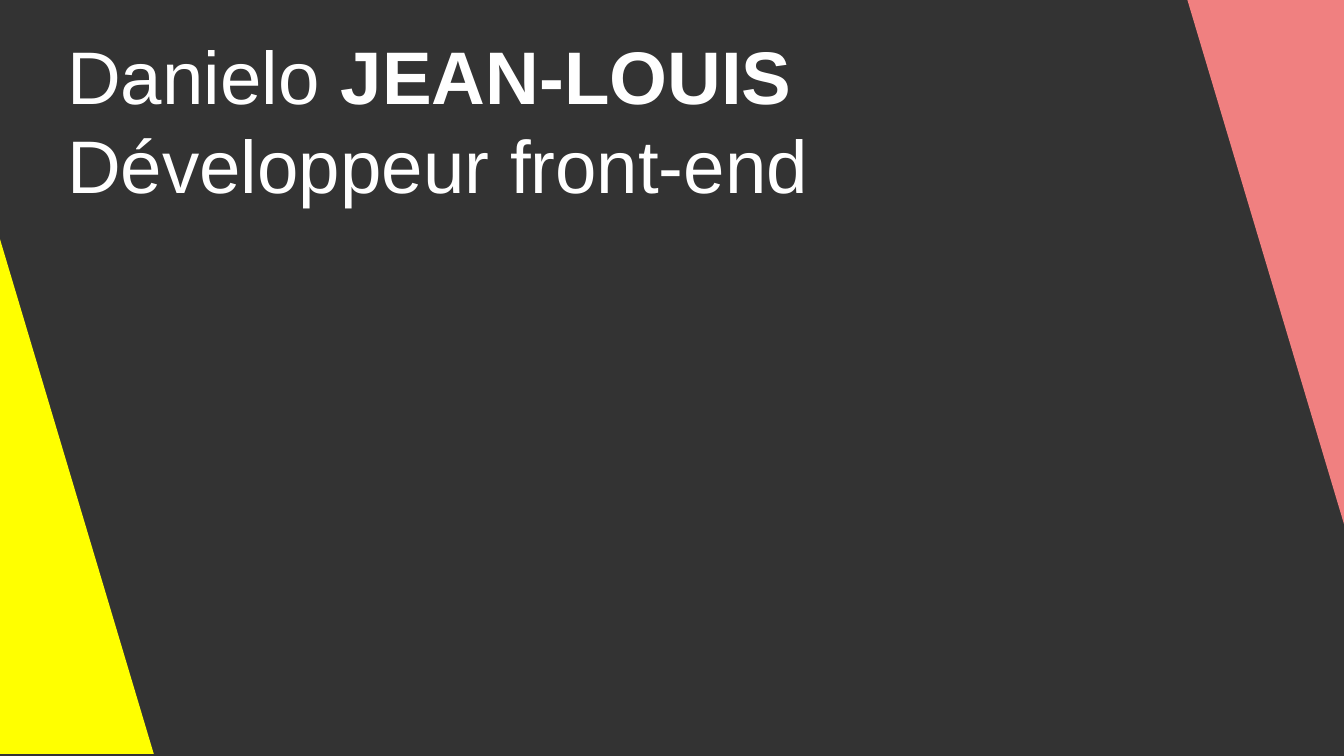
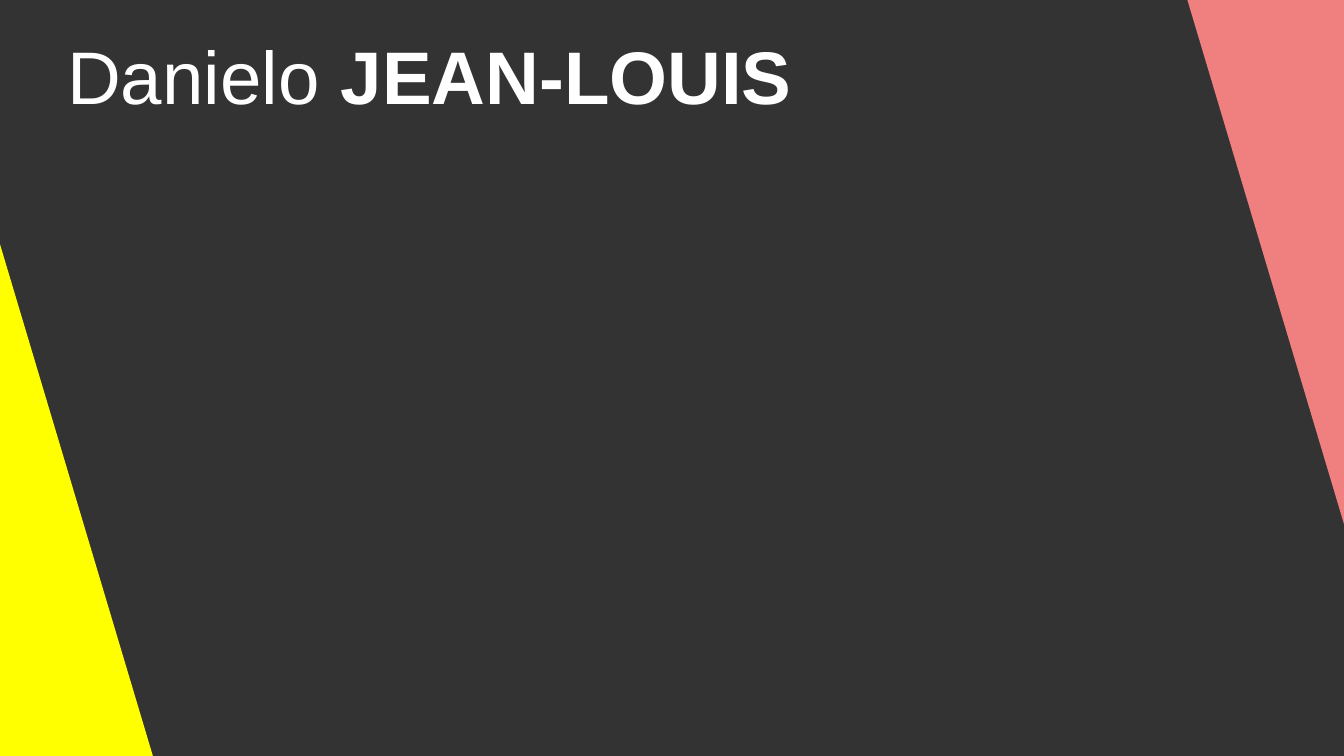
Before and after one commit to DanYellow/cours, a slide deck: slide 2 of big-data-s4/travaux-pratiques/numero-1/presentation.odp. Drawn at 1344x756 pixels with LibreOffice and Linux fonts; fonts in the diff are those of the drawing. Boxes give left, top, right and bottom in pixels: in the first picture for what was removed or moved away, otherwise in the second. Text is boxed around its words. In the diff, an @@ line names an element or a change of style, - is before the commit and + after.

```diff
--- a/big-data-s4/travaux-pratiques/numero-1/presentation.odp
+++ b/big-data-s4/travaux-pratiques/numero-1/presentation.odp
@@ subtitle at (67,138,808,207): paragraph removed @@
-Développeur front-end
@@ right triangle: place and size @@
-right triangle at (0,223,154,754)
+right triangle at (0,228,154,756)
```
Also in this commit, not shown: 6 other slides changed, 5 other files.
